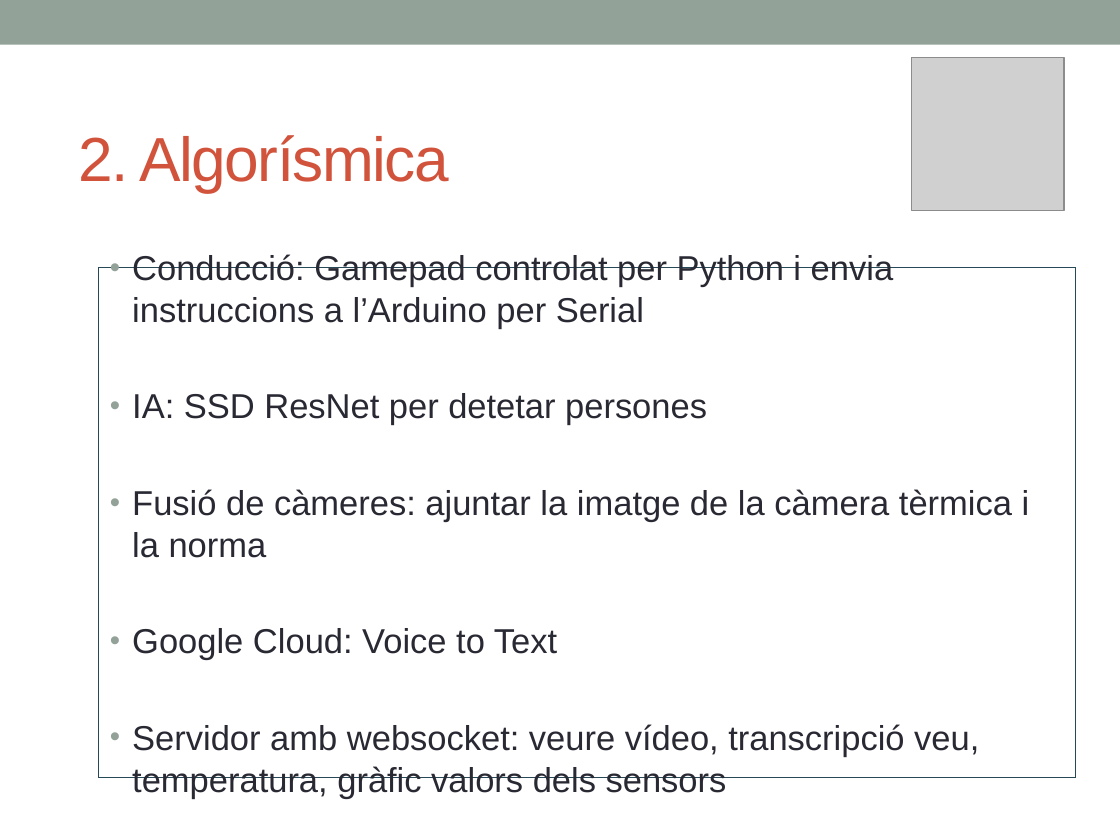
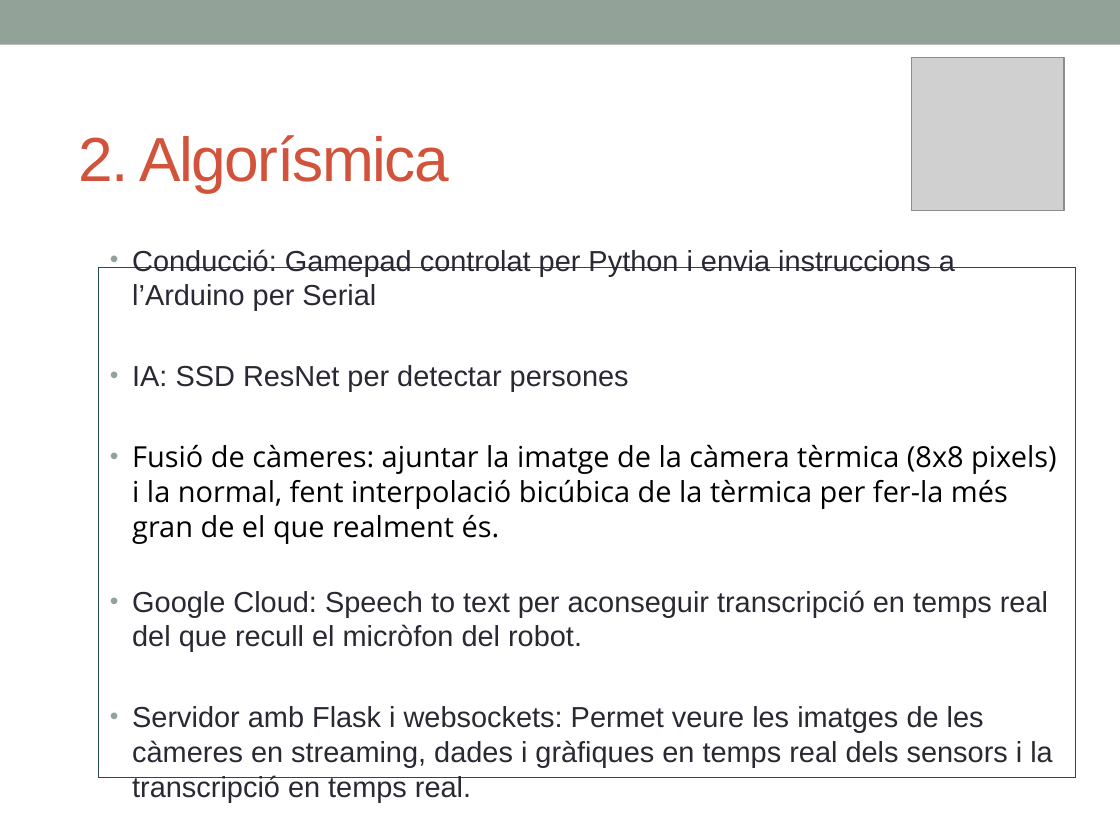
Before and after one commit to marcgarrofe/LuciRobot, a slide deck: slide 4 of presentacio/FINAL_PRESENTATION-2022.pptx. Drawn at 1120x840 pixels with LibreOffice and Linux fonts; fonts in the diff are those of the drawing; grey boxes stand for pictures. Boxes give left, top, right and bottom in pixels: in the first picture for what was removed or moved away, otherwise in the second. Text is boxed around its words. In the diff, an @@ line names an element or a change of style, - is before the commit and + after.

Commit message:
fix: presentation

```diff
--- a/presentacio/FINAL_PRESENTATION-2022.pptx
+++ b/presentacio/FINAL_PRESENTATION-2022.pptx
@@ text in rectangle at (x1=132, y1=250, x2=955, y2=311): size 22.2 to 18.6 pt in "Conducció: Gamepad controlat per Python i envia ..." @@
@@ text in rectangle at (x1=132, y1=365, x2=1056, y2=767): text changed; size 22.2 to 18.6 pt @@
-• IA: SSD ResNet per detetar persones
-• Fusió de càmeres: ajuntar la imatge de la càmera tèrmica i la norma
-• Google Cloud: Voice to Text
-• Servidor amb websocket: veure vídeo, transcripció veu, temperatura, gràfic valors dels sensors
+• IA: SSD ResNet per detectar persones
+• Fusió de càmeres: ajuntar la imatge de la càmera tèrmica (8x8 pixels) i la normal, fent interpolació bicúbica de la tèrmica per fer-la més gran de el que realment és.
+• Google Cloud: Speech to text per aconseguir transcripció en temps real del que recull el micròfon del robot.
+• Servidor amb Flask i websockets: Permet veure les imatges de les càmeres en streaming, dades i gràfiques en temps real dels sensors i la transcripció en temps real.
```
Also in this commit, not shown: 1 other file.
